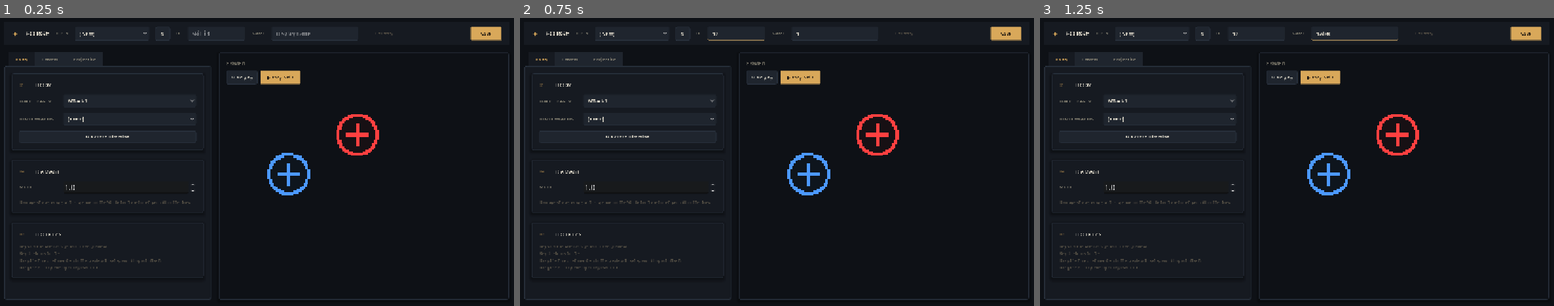
Above: before the commit, frames 1-3 (left to right).
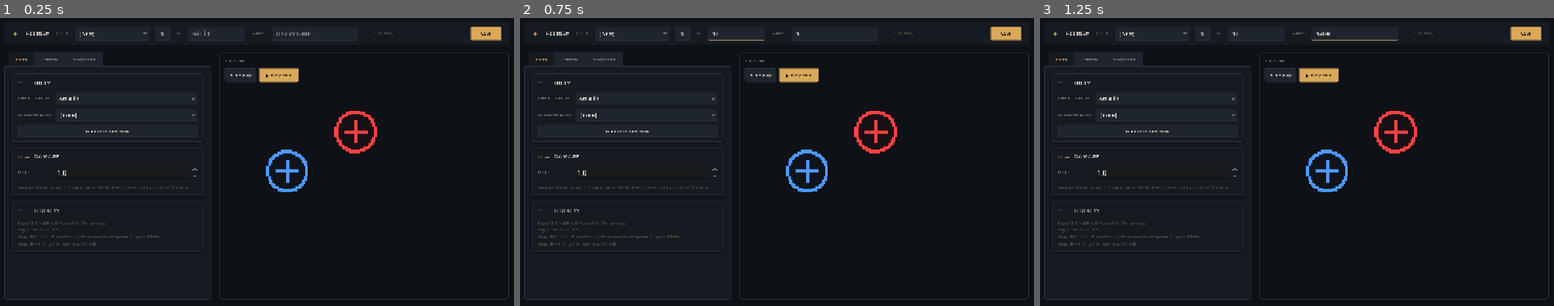
Above: after the commit, the same moments.

Repository: lenzerevans1995-coder/IsoArpg
Game: Godot game, scene res://dev_scenes/skill_editor.tscn
Two runs of this game, one before a commit and one after it. Both use one fixed random seed, a clock stepped at 60 frames per second and the inputs below. This scene is started directly instead of the project's main scene.
Inputs (mouse positions are in pixels of both pictures, inside the frame that each line leads up to):
- Up to frame 1 (0.25 s): no input
- Up to frame 2 (0.75 s): click (735, 32) at 0.52 s; type "12" at 0.6 s
- Up to frame 3 (1.25 s): click (1353, 32) at 0.75 s; type "Alex" at 0.83 s

The runs differ from the first frame. In frame 1, 2.6% of the frame differs, in the area x 2-74%, y 14-90%; in frame 2, 2.6%; in frame 3, 2.6%.

Commit message:
Skill editor: tighter spacing so tabs + preview fit at 960x600 min
- Section card padding 18->12-14
- Card separation in column 24->14
- Field row separation 14->8-10
- Viewport min 420x420 -> 260x260 so it shrinks to fit
- Editor min 1280x720 -> 960x600
- Field-label width 98->82

Resolves projectile tab overflow + viewport extending past the window
edge. The mouse-wheel zoom on the preview still scales it back up to
whatever level the user prefers.

Co-Authored-By: Claude Opus 4.7 (1M context) <noreply@anthropic.com>

Diff:
--- a/dev_scenes/skill_editor.gd
+++ b/dev_scenes/skill_editor.gd
@@ -204,8 +204,8 @@
 			_palette = parsed
 
 func _build_ui() -> void:
-	# --- "Foundry" layout: header + 4 columns, no scrolling --------------
-	custom_minimum_size = Vector2(1280, 720)
+	# --- "Foundry" layout: header + tabs + preview, no scrolling --------
+	custom_minimum_size = Vector2(960, 600)
 	# Backplate fills the editor window with the deepest panel color.
 	var back := ColorRect.new()
 	back.color = COL_BG
@@ -305,10 +305,10 @@
 	sb.corner_radius_top_left = 2; sb.corner_radius_top_right = 2
 	sb.corner_radius_bottom_left = 2; sb.corner_radius_bottom_right = 2
 	sb.shadow_color = Color(0, 0, 0, 0.35)
-	sb.shadow_size = 8
-	sb.shadow_offset = Vector2(0, 4)
-	sb.content_margin_left = 18; sb.content_margin_right = 18
-	sb.content_margin_top = 18; sb.content_margin_bottom = 18
+	sb.shadow_size = 6
+	sb.shadow_offset = Vector2(0, 3)
+	sb.content_margin_left = 14; sb.content_margin_right = 14
+	sb.content_margin_top = 12; sb.content_margin_bottom = 12
 	return sb
 
 func _input_style(focus: bool = false, hover: bool = false) -> StyleBoxFlat:
@@ -500,7 +500,7 @@
 	var hb := HBoxContainer.new()
 	hb.add_theme_constant_override("separation", 10)
 	var l := _label_dim(label)
-	l.custom_minimum_size = Vector2(98, 0)
+	l.custom_minimum_size = Vector2(82, 0)
 	l.vertical_alignment = VERTICAL_ALIGNMENT_CENTER
 	hb.add_child(l)
 	control.size_flags_horizontal = Control.SIZE_EXPAND_FILL
@@ -523,11 +523,11 @@
 
 func _build_col_identity() -> Control:
 	var col := VBoxContainer.new()
-	col.add_theme_constant_override("separation", 24)
+	col.add_theme_constant_override("separation", 14)
 
 	# BODY card (trigger anim + demo weapon + rotate-dir).
 	var body := VBoxContainer.new()
-	body.add_theme_constant_override("separation", 14)
+	body.add_theme_constant_override("separation", 10)
 	_f_anim = OptionButton.new()
 	for opt in ANIM_OPTIONS: _f_anim.add_item(opt)
 	_f_anim.item_selected.connect(func(idx):
@@ -581,7 +581,7 @@
 
 func _build_col_overlays() -> Control:
 	var col := VBoxContainer.new()
-	col.add_theme_constant_override("separation", 24)
+	col.add_theme_constant_override("separation", 14)
 
 	# OVERLAYS — each row inline: label / dropdown / swatch.
 	var ov := VBoxContainer.new()
@@ -636,7 +636,7 @@
 
 	# PROJECTILE — pack/cat/name + color swatch.
 	var pj := VBoxContainer.new()
-	pj.add_theme_constant_override("separation", 14)
+	pj.add_theme_constant_override("separation", 8)
 	_f_proj_pack = OptionButton.new()
 	for label in _projectile_pack_labels(): _f_proj_pack.add_item(label)
 	_f_proj_pack.item_selected.connect(_on_proj_pack_changed)
@@ -666,7 +666,7 @@
 
 	# MOTION + TIMING merged.
 	var mt := VBoxContainer.new()
-	mt.add_theme_constant_override("separation", 14)
+	mt.add_theme_constant_override("separation", 8)
 	_f_proj_motion = OptionButton.new()
 	for o in MOTION_OPTIONS: _f_proj_motion.add_item(o)
 	_f_proj_motion.item_selected.connect(func(idx):
@@ -699,7 +699,7 @@
 
 	# FRAME TRIM + ARC params.
 	var ft := VBoxContainer.new()
-	ft.add_theme_constant_override("separation", 14)
+	ft.add_theme_constant_override("separation", 8)
 	_f_proj_start = SpinBox.new()
 	_f_proj_start.min_value = 0; _f_proj_start.max_value = 64; _f_proj_start.step = 1
 	_f_proj_start.value = 0
@@ -771,7 +771,9 @@
 	var holder := SubViewportContainer.new()
 	holder.stretch = true
 	holder.stretch_shrink = _preview_shrink
-	holder.custom_minimum_size = Vector2(420, 420)
+	# Min size deliberately small so the viewport can shrink to fit
+	# narrow / short windows without forcing the editor to overflow.
+	holder.custom_minimum_size = Vector2(260, 260)
 	holder.mouse_filter = Control.MOUSE_FILTER_PASS  # so wheel events fire
 	holder.gui_input.connect(_on_preview_wheel)
 	_preview_holder = holder
